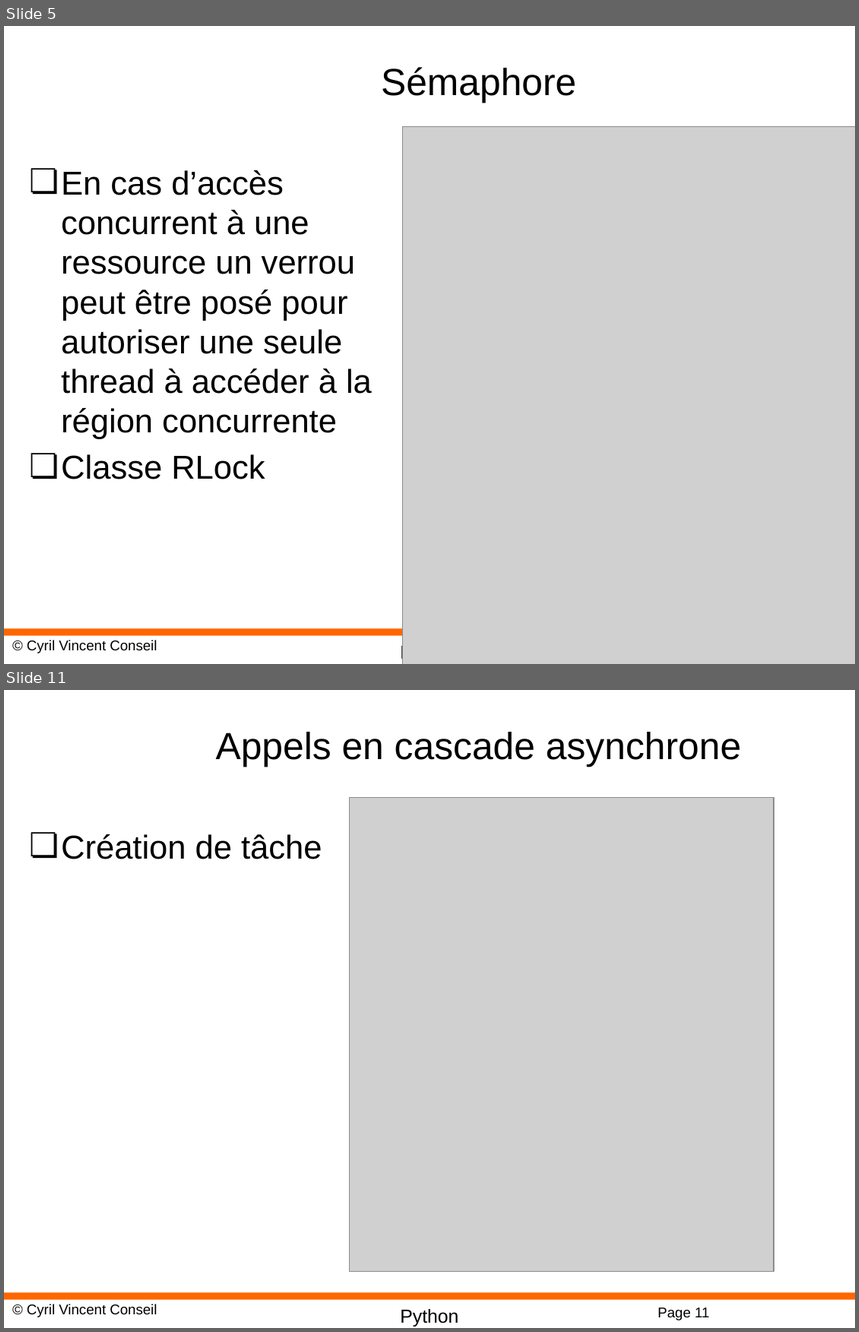
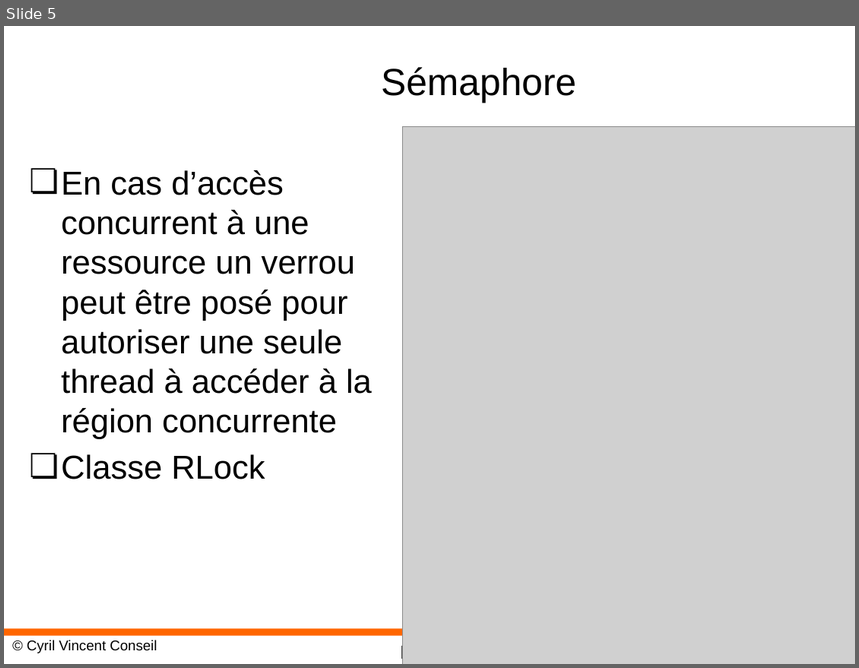
Before and after one commit to cyrilvincent/python-advanced, a slide deck: PPT/Python21-Threading.pptx. Shown one above the other, each under a label of ours: slides 5 and 11 before the commit, slide 5 after it; the slides between them are not shown. The pictures are 859x1332 and 859x668 pixels, drawn with LibreOffice and Linux fonts; fonts in the diff are those of the drawing; grey boxes stand for pictures; background and template pictures are left out. Boxes give left, top, right and bottom in pixels: in the first picture for what was removed or moved away, otherwise in the second. Text is boxed around its words. In the diff, an @@ line names an element or a change of style, - is before the commit and + after.

```diff
--- a/PPT/Python21-Threading.pptx
+++ b/PPT/Python21-Threading.pptx
@@ slide 11 removed at (x1=4, y1=690, x2=855, y2=1328), background #FFFFFF; not listed: 3 template elements that a slide beside it also shows @@
@@ title removed at (x1=216, y1=732, x2=741, y2=767) @@
-Appels en cascade asynchrone
@@ picture removed at (x1=350, y1=797, x2=775, y2=1271) @@
@@ text removed at (x1=61, y1=834, x2=322, y2=859) @@
-❏ Création de tâche
@@ page number removed at (x1=658, y1=1308, x2=709, y2=1321) @@
-Page 11
```
Also in this commit, not shown: 1 slide added, 6 other slides removed, 33 other files.
